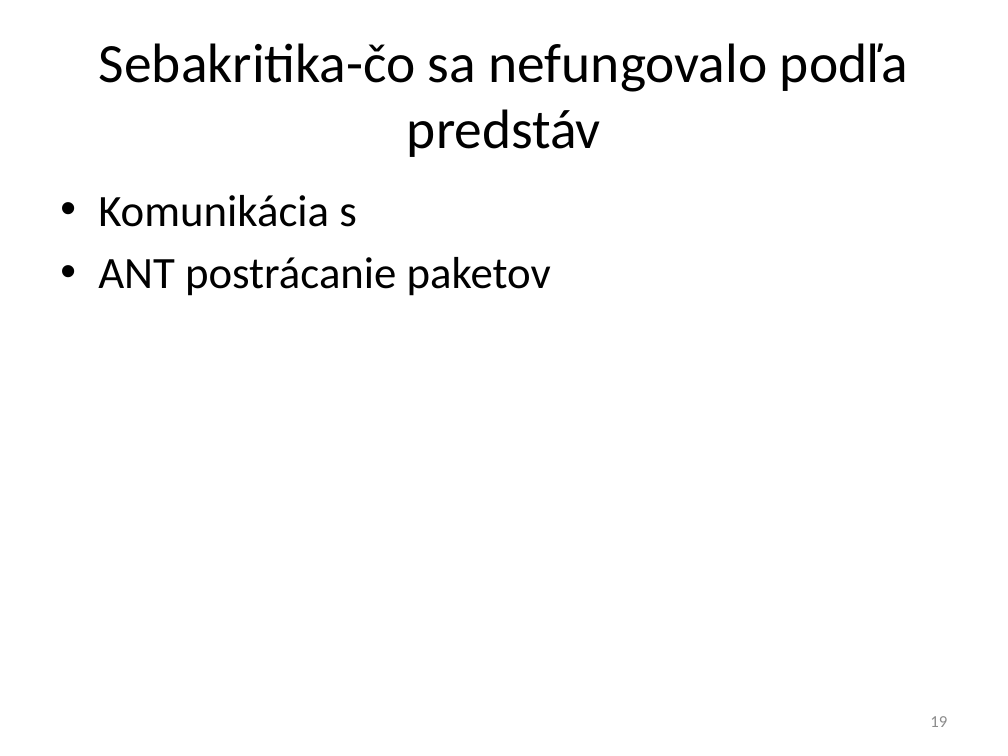
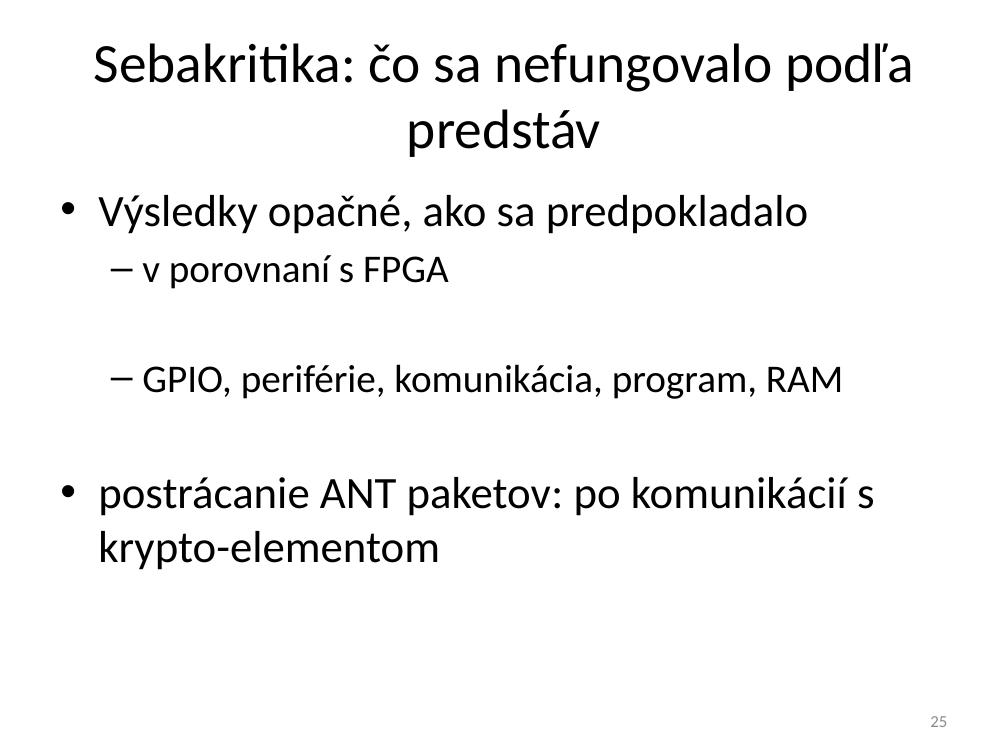
Before and after one commit to javacard-FOSS-applets/nrf6310-pca10007, a slide deck: slide 25 of Obhajoba/xdoubravsky_dp.pptx (slide 19 before the commit). Drawn at 1008x756 pixels with LibreOffice and Linux fonts; fonts in the diff are those of the drawing. Boxes give left, top, right and bottom in pixels: in the first picture for what was removed or moved away, otherwise in the second. Text is boxed around its words. In the diff, an @@ line names an element or a change of style, - is before the commit and + after.

```diff
--- a/Obhajoba/xdoubravsky_dp.pptx
+++ b/Obhajoba/xdoubravsky_dp.pptx
@@ title at [94, 43, 914, 157]: text changed @@
-Sebakritika-čo sa nefungovalo podľa predstáv
+Sebakritika: čo sa nefungovalo podľa predstáv
@@ text at [98, 195, 875, 570]: text changed @@
-• Komunikácia s
-• ANT postrácanie paketov
+• Výsledky opačné, ako sa predpokladalo
+  – v porovnaní s FPGA
+  – GPIO, periférie, komunikácia, program, RAM
+• postrácanie ANT paketov: po komunikácií s krypto-elementom
@@ page number at [930, 716, 947, 727]: text changed @@
-19
+25
```
Also in this commit, not shown: 20 other slides changed, 10 slides added, 4 slides removed.
